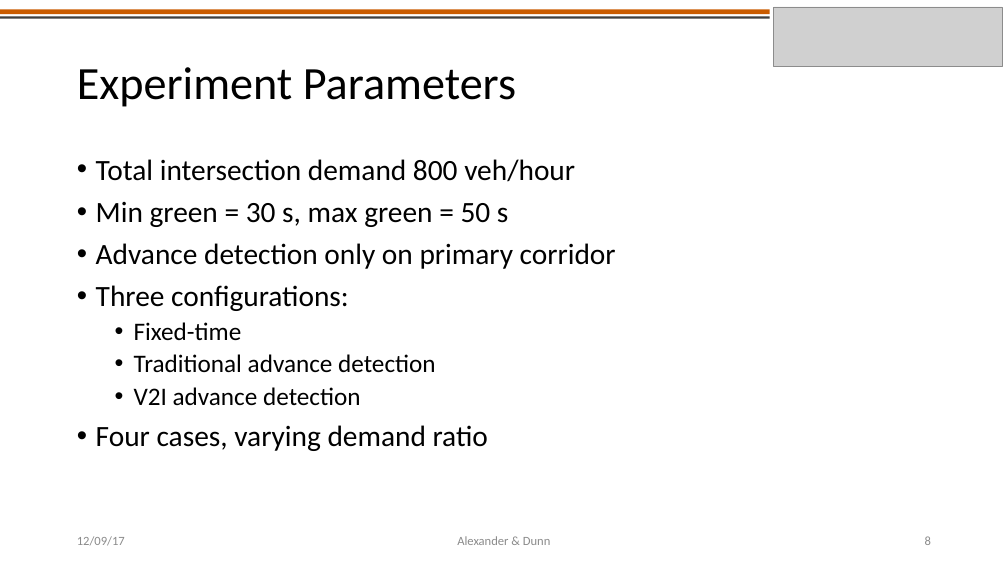
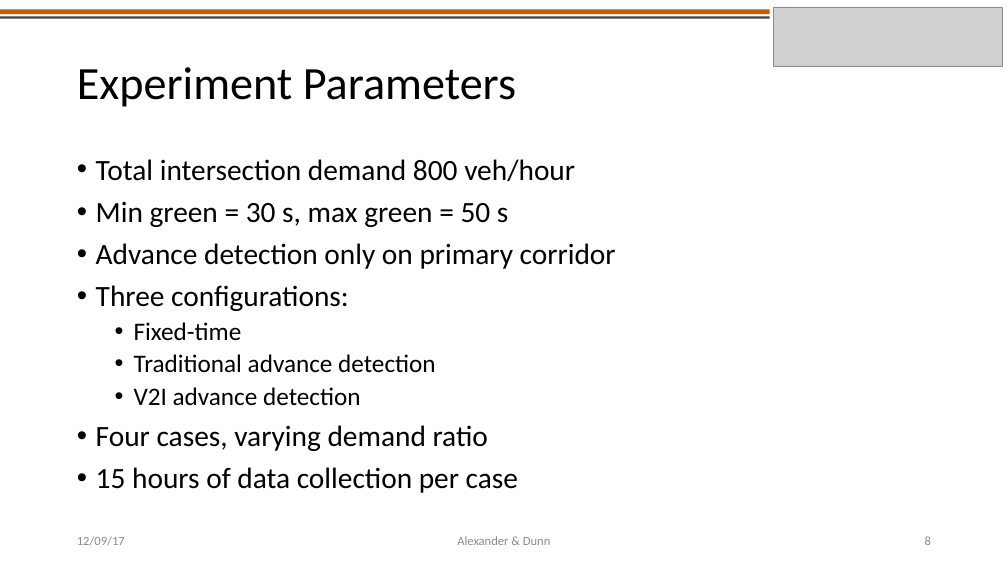
Before and after one commit to americalexander/mrFinishLine, a slide deck: slide 8 of CE391F_project_presentation_alexander_dunn.pptx. Drawn at 1008x567 pixels with LibreOffice and Linux fonts; fonts in the diff are those of the drawing; grey boxes stand for pictures. Boxes give left, top, right and bottom in pixels: in the first picture for what was removed or moved away, otherwise in the second. Text is boxed around its words. In the diff, an @@ line names an element or a change of style, - is before the commit and + after.

```diff
--- a/CE391F_project_presentation_alexander_dunn.pptx
+++ b/CE391F_project_presentation_alexander_dunn.pptx
@@ text at box(96, 467, 518, 493): paragraph added @@
+• 15 hours of data collection per case
```
Also in this commit, not shown: 2 other slides changed, 6 other files.
